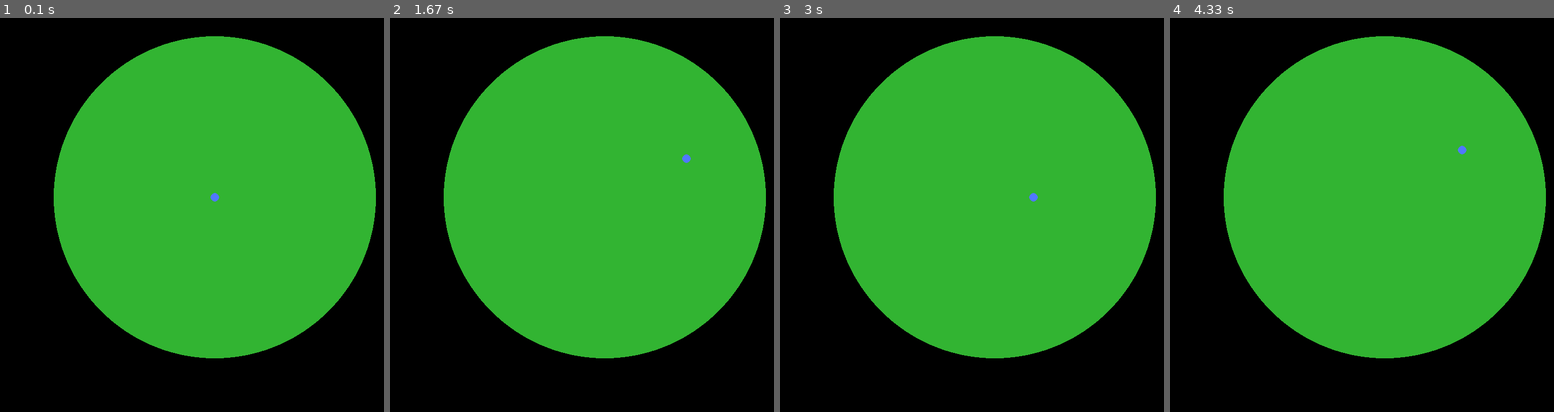
Above: before the commit, frames 1-4 (left to right).
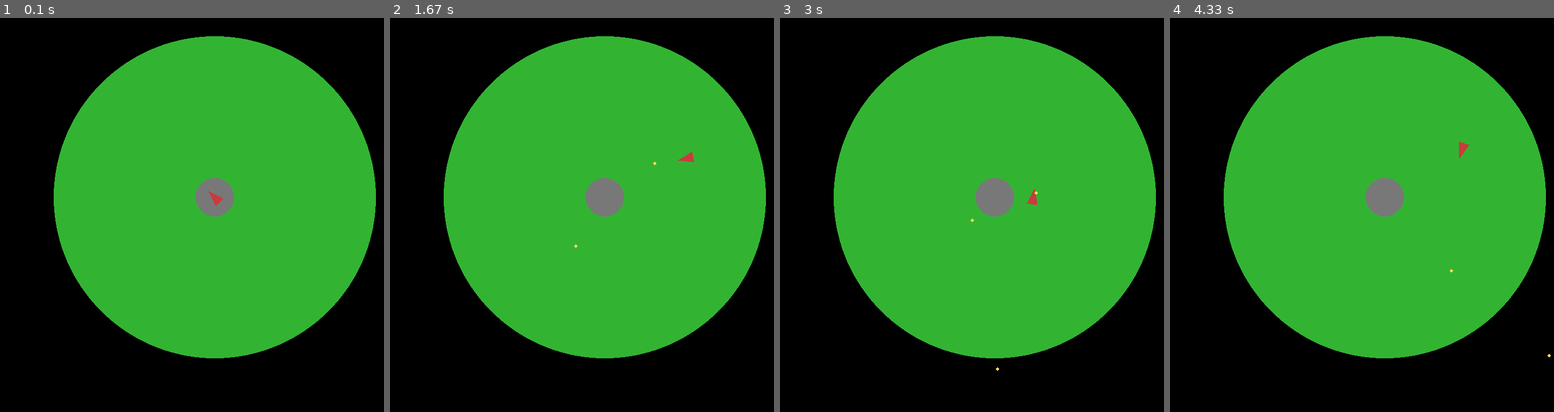
Above: after the commit, the same moments.

Repository: muluken12gg/pygame-alien-defender-game
Game: pygame game, started from main.py
The game is run twice, just before and just after one commit, with the same random seed, the same clock (stepped at 60 frames per second) and the same inputs.
Inputs (mouse positions are in pixels of both pictures, inside the frame that each line leads up to):
- Up to frame 1 (0.1 s): no input
- Up to frame 2 (1.67 s): click (605, 199) at 0.38 s; hold D 0.67-1.13 s; click (743, 187) at 0.75 s; hold W 1.17-1.47 s; click (608, 226) at 1.25 s; hold D from 1.5 s (still down); click (501, 199) at 1.58 s
- Up to frame 3 (3 s): release D at 1.97 s; hold A 2-2.53 s; click (1037, 293) at 2.08 s; hold S 2.57-2.87 s; click (860, 297) at 2.65 s; hold A from 2.9 s (still down); click (1056, 45) at 2.98 s
- Up to frame 4 (4.33 s): release A at 3.3 s; hold W 3.33-3.7 s; click (1542, 348) at 3.42 s; hold D from 3.73 s (still down); click (1434, 234) at 3.82 s

The runs differ from the first frame. In frame 1, 0.8% of the frame differs, in the area x 50-61%, y 40-51%; in frame 2, 0.8%; in frame 3, 0.8%, in the area x 49-68%, y 40-90%; in frame 4, 0.8%.

Commit message:
Add mouse-based player rotation and shooting system

Diff:
--- a/main.py
+++ b/main.py
@@ -9,6 +9,9 @@
 black = (0,0,0)
 green = (50,180,50)
 blue = (80,120,255)
+red = (200,60,60)
+yellow = (255,220,100)
+gray = (120,120,120)
 
 clock = pygame.time.Clock()
 FPS = 60
@@ -20,6 +23,20 @@
 player_y = planet_center[1]
 player_radius = 8
 player_speed = 4
+player_angle = 0
+
+base_radius = 36
+
+bullets = []
+bullet_speed = 8
+bullet_radius = 3
+
+def draw_player(surface, x, y, angle):
+    size = 16
+    tip = (x + math.cos(angle) * size, y + math.sin(angle) * size)
+    left = (x + math.cos(angle + 2.5) * size, y + math.sin(angle + 2.5) * size)
+    right = (x + math.cos(angle - 2.5) * size, y + math.sin(angle - 2.5) * size)
+    pygame.draw.polygon(surface, red, [tip, left, right])
 
 running = True
 while running:
@@ -27,6 +44,15 @@
     for event in pygame.event.get():
         if event.type == pygame.QUIT:
             running=False
+
+        if event.type == pygame.MOUSEBUTTONDOWN:
+            if event.button == 1:
+                bullets.append([
+                    player_x,
+                    player_y,
+                    math.cos(player_angle) * bullet_speed,
+                    math.sin(player_angle) * bullet_speed
+                ])
 
     keys= pygame.key.get_pressed()
     dx = dy = 0
@@ -57,8 +83,23 @@
         player_x = new_x
         player_y = new_y
 
+    mouse_x, mouse_y = pygame.mouse.get_pos()
+    player_angle = math.atan2(
+        mouse_y - player_y,
+        mouse_x - player_x
+    )
+
+    for bullet in bullets[:]:
+        bullet[0] += bullet[2]
+        bullet[1] += bullet[3]
+
     screen.fill(black)
     pygame.draw.circle(screen, green, planet_center, planet_radius)
-    pygame.draw.circle(screen, blue, (int(player_x), int(player_y)), player_radius)
+    pygame.draw.circle(screen, gray, planet_center, base_radius)
+    draw_player(screen, player_x, player_y, player_angle)
+    for bullet in bullets:
+        pygame.draw.circle(
+            screen, yellow, (int(bullet[0]), int(bullet[1])), bullet_radius
+        )
     pygame.display.flip()
 pygame.quit()
